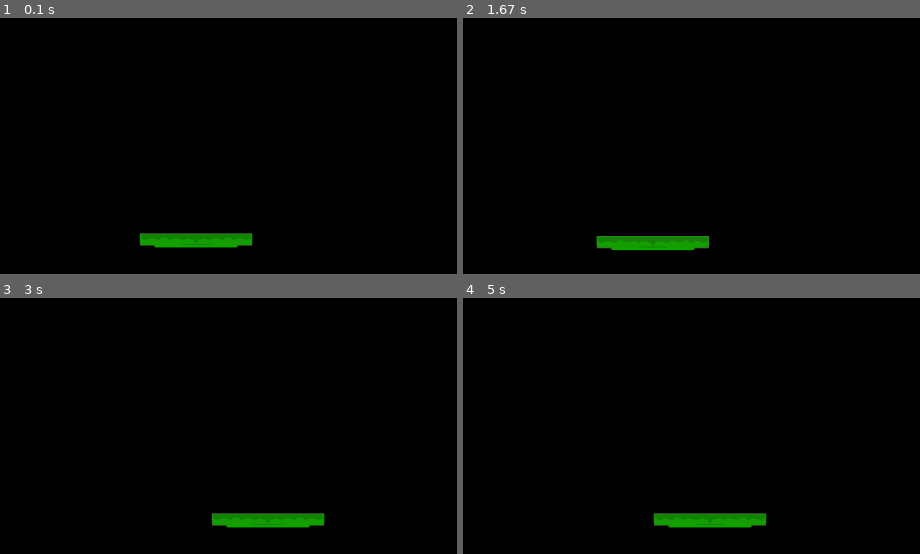
Above: before the commit, frames 1-4 (two rows, left to right).
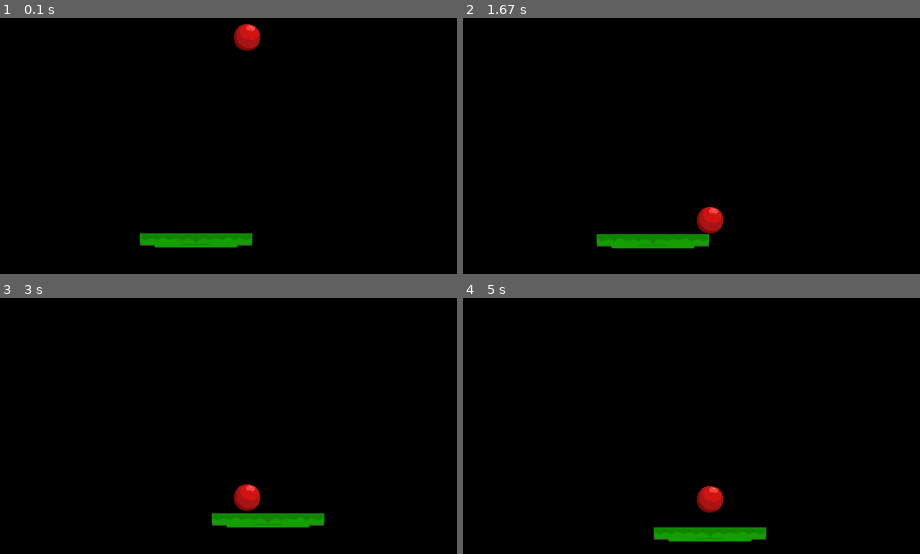
Above: after the commit, the same moments.

Repository: orthodoxego/hitting-ball-pygame
Game: pygame game, started from hit-hit-hitting!.py
Same seed, same stepped clock (60 frames per second), same inputs: the game is played once before the commit and once after it.
Inputs (mouse positions are in pixels of both pictures, inside the frame that each line leads up to):
- Up to frame 1 (0.1 s): no input
- Up to frame 2 (1.67 s): click (709, 35) at 0.38 s; hold Right 0.67-1.13 s; click (outside the picture) at 0.75 s; hold Up 1.17-1.47 s; click (494, 41) at 1.25 s; hold Right from 1.5 s (still down); click (outside the picture) at 1.58 s
- Up to frame 3 (3 s): release Right at 1.97 s; hold Left 2-2.53 s; click (outside the picture) at 2.08 s; hold Down 2.57-2.87 s; click (351, 374) at 2.65 s; hold Left from 2.9 s (still down); click (outside the picture) at 2.98 s
- Up to frame 4 (5 s): release Left at 3.3 s; hold Up 3.33-3.7 s; click (outside the picture) at 3.42 s; hold Right 3.73-4.37 s; click (723, 387) at 3.82 s; hold Down 4.4-4.77 s; click (outside the picture) at 4.48 s; hold Left from 4.8 s (still down); click (outside the picture) at 4.88 s

The runs differ from the first frame. In frame 1, 0.5% of the frame differs, in the area x 51-58%, y 2-13%; in frame 2, 1.0%; in frame 3, 0.5%; in frame 4, 3.2%, in the area x 41-67%, y 73-96%.

Commit message:
Прикручена физика. Шар стал "тяжёлым".

Diff:
--- /dev/null
+++ b/game_classes/ball.py
@@ -0,0 +1,49 @@
+import pygame
+from dataclasses import dataclass
+from setup.setup import Setup
+
+@dataclass
+class BallData:
+    x: float
+    y: float
+
+    speed_x: float
+    speed_y: float
+
+    skin: pygame.image
+    rect: pygame.rect
+
+class Ball:
+
+    def __init__(self, skin):
+        rect = skin.get_rect(bottomright=(skin.get_width(), skin.get_height()))
+        x = (Setup.screen_width - rect.width) // 2
+        y = (Setup.screen_height - rect.width) // 2
+        rect.x, rect.y = x, y
+        self.ball = BallData(x=x, y=y, skin=skin, rect=rect, speed_x=Setup.speed_ball_x, speed_y=Setup.speed_ball_y)
+
+    @property
+    def width(self):
+        return self.ball.rect.width
+
+    def __set_speed(self, delta):
+        self.ball.x += self.ball.speed_x
+        self.ball.speed_y += Setup.ball_acceleration
+        self.ball.y += self.ball.speed_y * delta
+
+    def act(self, delta):
+        # Прирастить скорость
+        self.__set_speed(delta)
+
+        # Проверить соударения со стенами
+        self.__check_up_left_right()
+
+        # Установить прямоугольник для столкновений
+        self.ball.rect.x, self.ball.rect.y = self.ball.x, self.ball.y
+
+
+    def __check_up_left_right(self):
+        """Проверяет соударение и изменяет координаты и скорости."""
+        if self.ball.y < 0:
+            self.ball.y = 0
+            self.ball.speed_y = 100
--- a/game_classes/hithitengine.py
+++ b/game_classes/hithitengine.py
@@ -1,4 +1,6 @@
 import pygame
+
+from game_classes.ball import Ball
 from setup.setup import Setup
 from game_classes.player import Player
 from game_classes.textures import Textures
@@ -9,15 +11,41 @@
 
     def __init__(self):
         textures = Textures()
-        self.__player = Player(textures.player, textures.player_rect)
+        self.__player = Player(textures.player)
+        self.__ball = Ball(textures.ball)
         self.__view = View()
         self.__controller = Controller(self.__player)
 
-    def draw(self, pygame: pygame, scene: pygame.display):
-        self.__view.player_draw(pygame, scene, self.__player)
+    def draw(self, scene: pygame.display):
+        self.__view.player_draw(scene, self.__player)
+        self.__view.ball_draw(scene, self.__ball)
 
     def act(self, pygame, delta: float):
         result = True
         result *= self.__controller.act(pygame, delta)
 
+        # Движение шарика
+        self.__ball.act(delta)
+
+        self.check_collision_player_and_ball(self.__player.player.rect, self.__ball.ball.rect)
+
         return result
+
+    def check_collision_player_and_ball(self, a, b):
+        """Проверяет столкновение мяча и площадки"""
+        last_y = self.__player.player.rect.y
+        self.__player.player.rect.y += self.__player.player.energy_y
+
+        if a.colliderect(b):
+            if self.__controller.lkm_pressed:
+                self.__ball.ball.speed_y = -self.__ball.ball.speed_y * 0.75
+            else:
+                self.__ball.ball.speed_y = -self.__ball.ball.speed_y * 0.75 + (self.__player.player.energy_y * Setup.multiple_energy) * -1
+                self.__ball.ball.y = self.__player.player.y - self.__ball.ball.rect.height
+                self.__player.player.energy_y = Setup.max_energy_player // 2
+
+        # Останавливает шар
+        if abs(self.__ball.ball.speed_y) < 1:
+            self.__ball.ball.speed_y = 0
+
+        self.__player.player.rect.y = last_y
--- a/game_classes/player.py
+++ b/game_classes/player.py
@@ -1,6 +1,7 @@
 import pygame
 from dataclasses import dataclass
 from setup.setup import Setup
+
 
 @dataclass
 class PlayerData:
@@ -15,13 +16,16 @@
     # Энергия для удара
     energy_y: float = 0
 
+
 class Player:
     """Математическая модель игрока. Инкапсулированы действия над моделью."""
 
-    def __init__(self, skin: pygame.image, rect: pygame.rect):
+    def __init__(self, skin: pygame.image):
         """Определение координат по центру."""
+        rect = skin.get_rect(bottomright=(skin.get_width(), skin.get_height()))
         x = (Setup.screen_width - rect.width) // 2
         y = Setup.screen_height - rect.height * 10
+        rect.x, rect.y = x, y
         self.player = PlayerData(x=x, y=y, skin=skin, rect=rect)
 
     @property
@@ -32,6 +36,7 @@
     @property
     def x(self):
         """Вернёт координату X игрока."""
+        self.player.rect.x = self.player.x
         return self.player.x
 
     @x.setter
@@ -42,6 +47,19 @@
         if x > Setup.screen_width - self.player.rect.width:
             x = Setup.screen_width - self.player.rect.width
         self.player.x = x
+        self.player.rect.x = self.player.x
+
+
+    @property
+    def y(self):
+        """Вернёт координату Y игрока."""
+        self.player.rect.y = self.player.y
+        return self.player.x
+
+    @y.setter
+    def y(self, y):
+        self.player.y = y
+        self.player.rect.y = self.player.y
 
     def mouse_button1_pressed(self, delta):
         """ЛКМ удерживается."""
@@ -53,9 +71,10 @@
 
     def inc_energy(self, delta):
         """Увеличение энергии удара. Площадка смещается вниз."""
-        self.player.energy_y += (Setup.max_energy_player + self.player.energy_y) * delta
+        self.player.energy_y += (Setup.max_energy_player + self.player.energy_y * 5) * delta
         if self.player.energy_y > Setup.max_energy_player:
-            self.player.energy_y = 0
+            self.player.energy_y = Setup.max_energy_player
+
 
     def dec_energy(self, delta):
         """Уменьшение энергии удара. Площадка смещается вверх."""
@@ -65,8 +84,8 @@
 
     def move_left(self, delta, x):
         """Смещение влево по координате мыши"""
-        self.player.x -= (Setup.speed_player + (self.player.x - x) * 2) * delta
+        self.x -= (Setup.speed_player + (self.x - x) * 2) * delta
 
     def move_right(self, delta, x):
         """Смещение вправо по координате мыши"""
-        self.player.x += (Setup.speed_player + (x - self.player.x - self.width) * 2) * delta
+        self.x += (Setup.speed_player + (x - self.x - self.width) * 2) * delta
--- a/game_classes/textures.py
+++ b/game_classes/textures.py
@@ -3,5 +3,8 @@
 class Textures:
 
     def __init__(self):
+        # Текстура игрока
         self.player = pygame.image.load('png/player.png')
-        self.player_rect = self.player.get_rect(bottomright=(self.player.get_width(), self.player.get_height()))
+
+        # Текстура шара
+        self.ball = pygame.image.load('png/ball.png')
--- a/hit-hit-hitting!.py
+++ b/hit-hit-hitting!.py
@@ -44,7 +44,7 @@
         while (self.playGame):
             self.scene.fill(Setup.BLACK)
 
-            self.__hit_engine.draw(pygame, self.scene)
+            self.__hit_engine.draw(self.scene)
             self.playGame = self.__hit_engine.act(pygame, self.__delta / 1000)
 
             pygame.display.flip()
--- a/setup/setup.py
+++ b/setup/setup.py
@@ -10,8 +10,17 @@
     # Скорость движения площадки за мышью, по горизонтали
     speed_player = 32
 
+    # Начальная скорость движения шара
+    speed_ball_x = 0
+    speed_ball_y = 0
+    ball_acceleration = 9.8 / 2
+
+    # Модификатор ускорения в зависимости от энергии
+    # Больше - больше энергии при отскоке
+    multiple_energy = 90.8
+
     # Максимальная энергия для отскока
-    max_energy_player = 64
+    max_energy_player = 32
 
     # Цвета
     BLACK = (0, 0, 0)
--- a/view/view.py
+++ b/view/view.py
@@ -2,6 +2,9 @@
 
 class View:
 
-    def player_draw(self, pygame, scene, p):
+    def player_draw(self, scene, p):
         scene.blit(p.player.skin, (p.player.x,
                                    p.player.y + int(p.player.energy_y)))
+
+    def ball_draw(self, scene, b):
+        scene.blit(b.ball.skin, (b.ball.x, b.ball.y))
